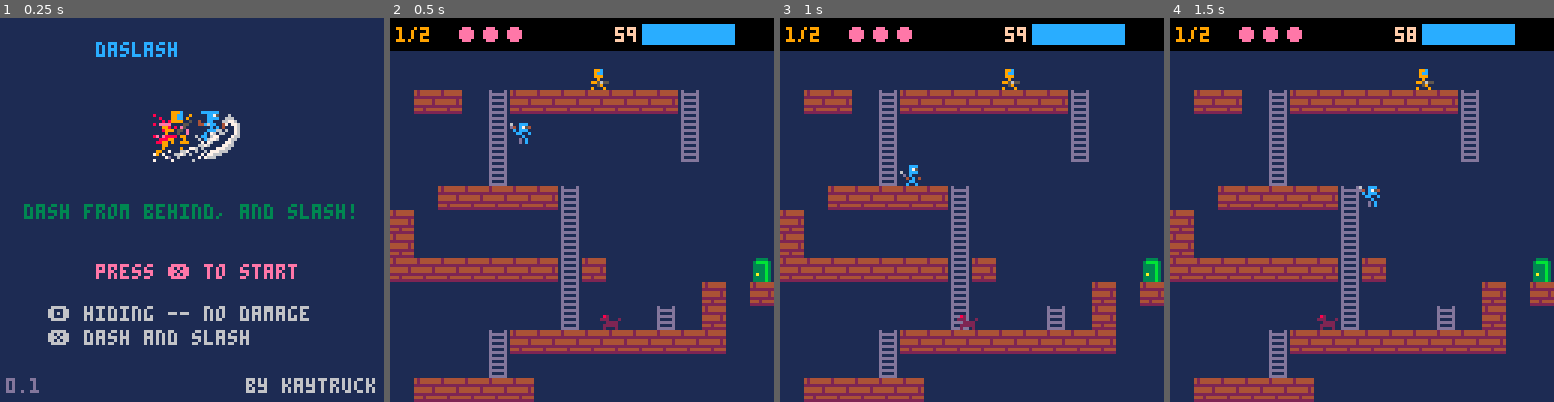
Above: before the commit, frames 1-4 (left to right).
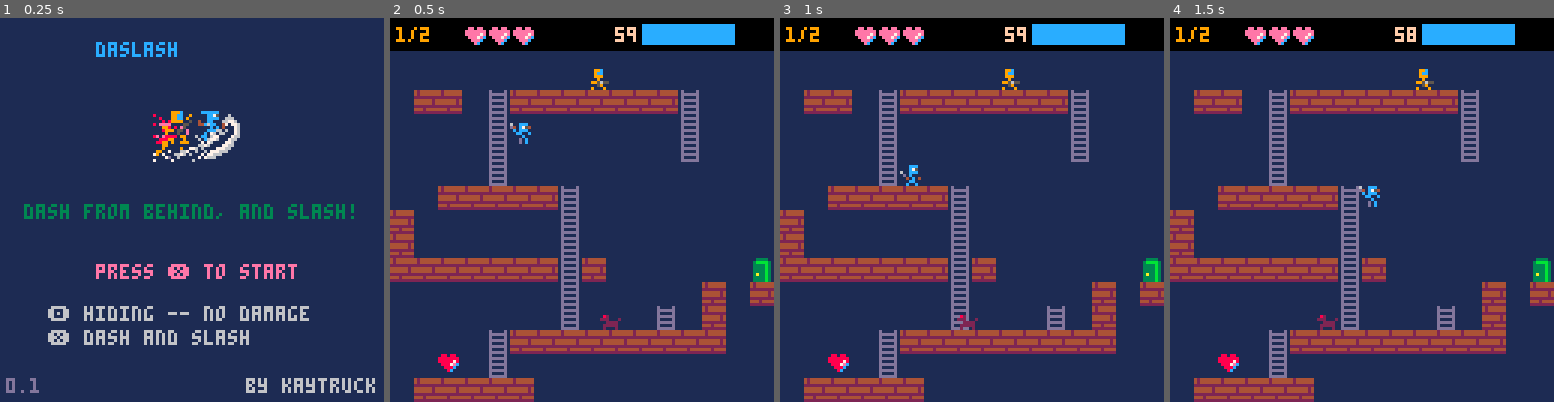
Above: after the commit, the same moments.

Repository: kaytruck/daslash
Game: PICO-8 cartridge daslash.p8
Two runs of this game, one before a commit and one after it. Both use one fixed random seed, a clock stepped at 60 frames per second and the inputs below.
Inputs:
- Up to frame 1 (0.25 s): no input
- Up to frame 2 (0.5 s): tap X (X key) at 0.33 s
- Up to frame 3 (1 s): tap O (Z key) at 0.7 s
- Up to frame 4 (1.5 s): tap X (X key) at 1.07 s

Frame 1 is identical in both runs. In frame 2, 0.7% of the frame differs, in the area x 12-38%, y 2-93%; in frame 3, 0.7%; in frame 4, 0.7%.

Commit message:
回復アイテムを追加

Diff:
--- a/common.lua
+++ b/common.lua
@@ -1,3 +1,7 @@
+f_door = 0x11
+f_hpmaxup = 0x22
+f_hpup = 0x21
+
 function collide_wall(obj, dir)
 	local x1 = 0
 	local y1 = 0
@@ -95,9 +99,23 @@
 	local y = player.y + player.h / 2
 	local f = fget(mget(x/8 + stages[sn].m_x, y/8 + stages[sn].m_y))
 
-	if f == 0x11 then
-		return "door"
+	local mobj = "none"
+	if f == f_door then
+		mobj = "door"
+	elseif f == f_hpmaxup then
+		mobj = "hpmaxup"
+	elseif f == f_hpup then
+		mobj = "hpup"
 	else
-		return "none"
+		mobj = "none"
+	end
+	exec_map_func(mobj, player, stages, sn)
+	return mobj
+end
+
+function exec_map_func(mobj, player, stages, sn)
+	local mf = map_func[mobj]
+	if mf then
+		mf(player, stages, sn)
 	end
 end
--- a/daslash.p8
+++ b/daslash.p8
@@ -4,10 +4,13 @@
 -- daslash
 -- by kaytruck
 
-#include main.lua
+#include main_init.lua
+#include main_update.lua
+#include main_draw.lua
 #include common.lua
 #include player.lua
 #include enemies.lua
+#include items.lua
 #include stages.lua
 
 __gfx__
@@ -35,12 +38,12 @@
 00000000000660cc6077660000000000000000000000000000000000000000000000000000000000000000000000000000000000000000000000000000000000
 00000000000000077660000000000000000000000000000000000000000000000000000000000000000000000000000000000000000000000000000000000000
 00000000000000000000000000000000000000000000000000000000000000000000000000000000000000000000000000000000000000000000000000000000
-00000000000000000000000000000000000000000000000000000000000000000000000000000000000000000000000000000000000000000000000000000000
-00000000000000000000000000000000000000000000000000000000000000000000000000000000000000000000000000000000000000000000000000000000
-00000000000000000000000000000000000000000000000000000000000000000000000000000000000000000000000000000000000000000000000000000000
-00000000000000000000000000000000000000000000000000000000000000000000000000000000000000000000000000000000000000000000000000000000
-00000000000000000000000000000000000000000000000000000000000000000000000000000000000000000000000000000000000000000000000000000000
-00000000000000000000000000000000000000000000000000000000000000000000000000000000000000000000000000000000000000000000000000000000
+000000000dd0dd000ee0ee0008808800000000000000000000000000000000000000000000000000000000000000000000000000000000000000000000000000
+00000000ddddddd0eeeeeee088888880000000000000000000000000000000000000000000000000000000000000000000000000000000000000000000000000
+00000000ddddd7d0eeeee7e088888780000000000000000000000000000000000000000000000000000000000000000000000000000000000000000000000000
+000000000ddd7dc00eee7ec008887ec0000000000000000000000000000000000000000000000000000000000000000000000000000000000000000000000000
+0000000000dddc0000eeec0000888c00000000000000000000000000000000000000000000000000000000000000000000000000000000000000000000000000
+00000000000dc000000ec0000008c000000000000000000000000000000000000000000000000000000000000000000000000000000000000000000000000000
 00000000000000000000000000000000000000000000000000000000000000000000000000000000000000000000000000000000000000000000000000000000
 00000000000000000000000000000000000000000000000000000000000000000000000000000000000000000000000000000000000000000000000000000000
 000000000099c0000000000000000000000000000000000000000000000000000000000000000000000000000000000000000000000000000000000000000000
@@ -131,14 +134,14 @@
 00000007d00600000070766600000000000000000000000000000000000000000000000000000000000000000000000000000000000000000000000000000000
 00070000070000006000000000000000000000000000000000000000000000000000000000000000000000000000000000000000000000000000000000000000
 __gff__
-0000000000000000000000000000000000000000000000000000000000000000000000000000000000000000000000000000000000000000000000000000000000000000000000000000000000000000000000000000000000000000000000000000000000000000000000000000000000000000000000000000000000000000
+0000000000000000000000000000000000000000000000000000000000000000000000000000000000000000000000000000212200000000000000000000000000000000000000000000000000000000000000000000000000000000000000000000000000000000000000000000000000000000000000000000000000000000
 01000001140000110000000000000000010101000000000000000000000000000100010f0000000000000000000000000100010000000000000000000000000000000000000000000000000000000000000000000000000000000000000000000000000000000000000000000000000000000000000000000000000000000000
 __map__
 0000000000000000000000000000000000000000000000000000000000000000000000000000000000000000000000000000000000000000000000000000000000000000000000000000000000000000000000000000000000000000000000000000000000000000000000000000000000000000000000000000000000000000
 0000000000000000000000000000000000000000000000000000000000000000000000000000000000000000000000000000000000000000000000000000000000000000000000000000000000000000000000000000000000000000000000000000000000000000000000000000000000000000000000000000000000000000
 0000000000000000000000000000000000000000000000000000000000000000000000000000000000000000000000000000000000000000000000000000000000000000000000000000000000000000000000000000000000000000000000000000000000000000000000000000000000000000000000000000000000000000
-00a3a30084a3a3a3a3a3a3a38400000000000000000000000000000000000000000000000000000000000000000000000000000000000000000000000000000000000000000000000000000000000000000000000000000000000000000000000000000000000000000000000000000000000000000000000000000000000000
-000000008400000000000000840000000084a3a3a3a300a3a3a300a3a3a3a300000000000000000000000000000000000000000000000000000000000000000000000000000000000000000000000000000000000000000000000000000000000000000000000000000000000000000000000000000000000000000000000000
+00a3a30084a3a3a3a3a3a3a38400000000000000000000000000000000003200000000000000000000000000000000000000000000000000000000000000000000000000000000000000000000000000000000000000000000000000000000000000000000000000000000000000000000000000000000000000000000000000
+000000008400000000000000840000000084a3a3a3a300a3a3a3a3a3a3a3a300000000000000000000000000000000000000000000000000000000000000000000000000000000000000000000000000000000000000000000000000000000000000000000000000000000000000000000000000000000000000000000000000
 0000000084000000000000008400000000840000000000000000000000000000000000000000000000000000000000000000000000000000000000000000000000000000000000000000000000000000000000000000000000000000000000000000000000000000000000000000000000000000000000000000000000000000
 0000000084000000000000000000000000840000000000000000000000000000000000000000000000000000000000000000000000000000000000000000000000000000000000000000000000000000000000000000000000000000000000000000000000000000000000000000000000000000000000000000000000000000
 0000a3a3a3a3a384000000000000000000840000000000000000000000000000000000000000000000000000000000000000000000000000000000000000000000000000000000000000000000000000000000000000000000000000000000000000000000000000000000000000000000000000000000000000000000000000
@@ -148,5 +151,5 @@
 00000000000000840000000000a300a30084000000000084a3a3a3a3a3000000000000000000000000000000000000000000000000000000000000000000000000000000000000000000000000000000000000000000000000000000000000000000000000000000000000000000000000000000000000000000000000000000
 00000000000000840000008400a30000a3a3a3a3000000840000000000000000000000000000000000000000000000000000000000000000000000000000000000000000000000000000000000000000000000000000000000000000000000000000000000000000000000000000000000000000000000000000000000000000
 0000000084a3a3a3a3a3a3a3a3a3000000000000000000840000000000000000000000000000000000000000000000000000000000000000000000000000000000000000000000000000000000000000000000000000000000000000000000000000000000000000000000000000000000000000000000000000000000000000
-0000000084000000000000000000000000000000000000840000870000000000000000000000000000000000000000000000000000000000000000000000000000000000000000000000000000000000000000000000000000000000000000000000000000000000000000000000000000000000000000000000000000000000
+0000330084000000000000000000000000000000003200840000870000000000000000000000000000000000000000000000000000000000000000000000000000000000000000000000000000000000000000000000000000000000000000000000000000000000000000000000000000000000000000000000000000000000
 00a3a3a3a3a300000000000000000000000000a3a3a3a3a3a3a3a3a3a3a3a3a3000000000000000000000000000000000000000000000000000000000000000000000000000000000000000000000000000000000000000000000000000000000000000000000000000000000000000000000000000000000000000000000000
--- /dev/null
+++ b/items.lua
@@ -0,0 +1,28 @@
+function init_item()
+    map_func["hpmaxup"] = item_hpmaxup
+    map_func["hpup"] = item_hpup
+end
+
+function item_hpmaxup(player, stages, sn)
+    if player.hpmax < player.hplimit then
+        player.hpmax = player.hpmax + 1
+        local x = player.x + player.w / 2
+        local y = player.y + player.h / 2
+        mset(x/8 + stages[sn].m_x, y/8 + stages[sn].m_y, 0)
+    end
+    if player.hp < player.hpmax then
+        player.hp = player.hpmax
+        local x = player.x + player.w / 2
+        local y = player.y + player.h / 2
+        mset(x/8 + stages[sn].m_x, y/8 + stages[sn].m_y, 0)
+    end
+end
+
+function item_hpup(player, stages, sn)
+    if player.hp < player.hpmax then
+        player.hp = player.hp + 1
+        local x = player.x + player.w / 2
+        local y = player.y + player.h / 2
+        mset(x/8 + stages[sn].m_x, y/8 + stages[sn].m_y, 0)
+    end
+end
--- a/main.lua
+++ /dev/null
@@ -1,218 +0,0 @@
--- init
-function _init()
-	init()
-	_update = update_title
-	_draw = draw_title
-end
-
-function init()
-	-- settings
-	dead_h = 130
-	gravity=0.2
-	-- gaming info
-	cur_mapobj = "none"
-	time_cnt = 0
-	score = 0
-	-- window limits
-	window_l = 0
-	window_r = 128
-	-- title screen
-	blink_col1 = 8
-	blink_col2 = 14
-	blink_col = blink_col1
-	blink_cnt = 0
-	-- gameover screen
-	shake_intensity = 0
-	shake_intensity_max = 6
-	-- stage
-	stages = load_stages()
-	sn = 1
-	init_stage()
-end
-
-function init_stage()
-	-- player
-	player = init_player(stages[sn].p_x, stages[sn].p_y)
-	-- enemies
-	enemies = init_enemies(stages[sn].enemies)
-	-- life time
-	life_time = stages[sn].life_time
-end
-
--- update
-function update_title()
-	if btnp(5) then
-		_update = update_gaming
-		_draw = draw_gaming
-	end
-	-- blink start message
-	blink()
-end
-
-function update_gaming()
-	-- life time count down
-	time_cnt = time_cnt + 1
-	if time_cnt % 30 == 1
-	and life_time > 0 then
-		life_time = life_time - 1
-	end
-
-	update_player(player, enemies)
-	update_enemies(enemies)
-
-	-- check stage finish
-	if #enemies == 0
-	and cur_mapobj == "door" then
-		if player.hp > 0
-		and sn < #stages then
-			-- goto next stage
-			score = score + life_time
-			sn = sn + 1
-			init_stage()
-		else
-			-- cleard
-			_update = update_gameover
-			_draw = draw_gameover
-		end
-	elseif player.hp == 0
-	-- or stages[sn].life_time == 0 then
-	or life_time == 0 then
-		-- game over
-		shake_intensity = shake_intensity_max
-		_update = update_gameover
-		_draw = draw_gameover
-	end
-
-	animate_player(player)
-	animate_enemies(enemies)
-end
-
-function update_gameover()
-	if shake_intensity > 0 then
-		shake()
-	else
-		-- blink start message
-		blink()
-		if btnp(5) then
-			init()
-			_update = update_title
-			_draw = draw_title
-		end
-	end
-end
-
-function shake()
-	local shake_x = rnd(shake_intensity) - (shake_intensity / 2)
-	local shake_y = rnd(shake_intensity) - (shake_intensity / 2)
-	camera(shake_x, shake_y)
-	shake_intensity = shake_intensity * 0.9
-	if shake_intensity < 0.3 then
-		shake_intensity = 0
-	end
-end
-
-function blink()
-	blink_cnt = blink_cnt + 1
-	if blink_cnt > 7 then
-		blink_cnt = 0
-		if blink_col == blink_col1 then
-			blink_col = blink_col2
-		else
-			blink_col = blink_col1
-		end
-	end
-end
-
--- draw
-function draw_title()
-	-- camera()
-	cls(1)
-	print("daslash", 32, 8, 12)
-	spr(192, 48, 25, 4, 4)
-	print("dash from behind, and slash!", 8, 62, 3)
-	print("press ❎ to start", 32, 82, blink_col)
-	print("🅾️ hiding -- no damage", 16, 96, 6)
-	print("❎ dash and slash", 16,104,6)
-	print("0.1", 2, 120, 13)
-	print("by kaytruck", 82, 120, 6)
-
-end
-
-function draw_gaming()
-	-- camera(stages[sn].s_x, stages[sn].s_y)
-	cls(1)
-	draw_map()
-	-- draw info area background
-	rectfill(0, 0, 127, 10, 0)
-	-- draw stage num
-	print(""..sn.."/"..#stages, 2, 3, 9)
-	-- draw player hp
-	for i=0, player.hp - 1 do
-		circfill(25 + 8 * i, 5, 2, 14)
-	end
-	-- draw life time
-	local life_time_c = 15
-	if life_time / stages[sn].life_time < 0.2 then
-		life_time_c = 8
-	end
-	local life_time_s = "0"..life_time
-	print(sub(life_time_s, #life_time_s - 1), 75, 3, life_time_c)
-	-- draw hiding time bar
-	local hbx = 84
-	rectfill(hbx, 2, (hbx + player.hiding_cnt_max), 8, 13)
-	local hiding_bar_col = 7
-	if player.hiding_cnt == 0 then
-		hiding_bar_col = 12
-	end
-	if player.hiding_limit then
-		hiding_bar_col = 2
-	end
-	rectfill(hbx, 2, (hbx + player.hiding_cnt_max - player.hiding_cnt), 8, hiding_bar_col)
-
-	-- draw player if hiding
-	if player.hiding then
-		draw_player(player)
-	end
-	-- draw enemies
-	draw_enemies(enemies)
-	-- draw player not hiding
-	if not player.hiding then
-		draw_player(player)
-	end
-
-	-- debug print
-	-- print("player.vx:"..player.vx, 3)
-	-- print("player.vy:"..player.vy, 3)
-	-- print("player.x:"..player.x, 0, 18, 3)
-	-- print("player.y:"..player.y, 0, 25, 3)
-	-- print("player.chk_ladder:"..player.chk_ladder, 3)
-	-- print("player.hiding_cnt:"..player.hiding_cnt, 3)
-	-- print("player.hiding:"..(player.hiding and "true" or "false"), 3)
-	-- print("player.hiding_limit:"..(player.hiding_limit and "true" or "false"), 3)
-	-- print("cur_mapobj:"..cur_mapobj, 0, 10, 3)
-	-- print("#enemies:"..#enemies, 0, 18, 3)
-	-- print("enemies[1].downt:"..enemies[1].downt, 0, 18, 3)
-	-- print("stages[sn].life_time:"..s	tages[sn].life_time, 0, 18, 3)
-	-- print("shake_intensity:"..shake_intensity, 0, 18, 3)
-end
-
-function draw_gameover()
-	if shake_intensity > 0 then
-		draw_gaming()
-	else
-		cls(1)
-		local msg = "you died"
-		if #stages == sn
-		and player.hp > 0 then
-			msg = "cleard"
-		end
-		print(msg, 32, 32, 14)
-		print("score:"..score, 32, 48, 6)
-		print("press ❎ to title", 32, 64, blink_col)
-	end
-	camera()
-end
-
-function draw_map()
-	map(stages[sn].m_x, stages[sn].m_y, 0, 0, stages[sn].m_w, stages[sn].m_w)
-end
--- /dev/null
+++ b/main_draw.lua
@@ -0,0 +1,98 @@
+-- draw
+function draw_title()
+	cls(1)
+	print("daslash", 32, 8, 12)
+	spr(192, 48, 25, 4, 4)
+	print("dash from behind, and slash!", 8, 62, 3)
+	print("press ❎ to start", 32, 82, blink_col)
+	print("🅾️ hiding -- no damage", 16, 96, 6)
+	print("❎ dash and slash", 16,104,6)
+	print("0.1", 2, 120, 13)
+	print("by kaytruck", 82, 120, 6)
+
+end
+
+function draw_gaming()
+	cls(1)
+	draw_map()
+	-- draw info area background
+	rectfill(0, 0, 127, 10, 0)
+	-- draw stage num
+	print(""..sn.."/"..#stages, 2, 3, 9)
+	-- draw player hp
+	for i=0, player.hpmax - 1 do
+		spr(49, 25 + 8 * i, 3)
+	end
+	for i=0, player.hp - 1 do
+		spr(50, 25 + 8 * i, 3)
+	end
+	-- draw life time
+	local life_time_c = 15
+	if life_time / stages[sn].life_time < 0.2 then
+		life_time_c = 8
+	end
+	local life_time_s = "0"..life_time
+	print(sub(life_time_s, #life_time_s - 1), 75, 3, life_time_c)
+	-- draw hiding time bar
+	local hbx = 84
+	rectfill(hbx, 2, (hbx + player.hiding_cnt_max), 8, 13)
+	local hiding_bar_col = 7
+	if player.hiding_cnt == 0 then
+		hiding_bar_col = 12
+	end
+	if player.hiding_limit then
+		hiding_bar_col = 2
+	end
+	rectfill(hbx, 2, (hbx + player.hiding_cnt_max - player.hiding_cnt), 8, hiding_bar_col)
+
+	-- draw player if hiding
+	if player.hiding then
+		draw_player(player)
+	end
+	-- draw enemies
+	draw_enemies(enemies)
+	-- draw player not hiding
+	if not player.hiding then
+		draw_player(player)
+	end
+
+	-- debug print
+	debug_print()
+end
+
+function draw_gameover()
+	if shake_intensity > 0 then
+		draw_gaming()
+	else
+		cls(1)
+		local msg = "you died"
+		if #stages == sn
+		and player.hp > 0 then
+			msg = "cleard"
+		end
+		print(msg, 32, 32, 14)
+		print("score:"..score, 32, 48, 6)
+		print("press ❎ to title", 32, 64, blink_col)
+	end
+	camera()
+end
+
+function draw_map()
+	map(stages[sn].m_x, stages[sn].m_y, 0, 0, stages[sn].m_w, stages[sn].m_w)
+end
+
+function debug_print()
+	-- print("player.vx:"..player.vx, 3)
+	-- print("player.vy:"..player.vy, 3)
+	-- print("player.x:"..player.x, 0, 18, 3)
+	-- print("player.y:"..player.y, 0, 25, 3)
+	-- print("player.chk_ladder:"..player.chk_ladder, 3)
+	-- print("player.hiding_cnt:"..player.hiding_cnt, 3)
+	-- print("player.hiding:"..(player.hiding and "true" or "false"), 3)
+	-- print("player.hiding_limit:"..(player.hiding_limit and "true" or "false"), 3)
+	-- print("cur_mapobj:"..cur_mapobj, 0, 18, 3)
+	-- print("#enemies:"..#enemies, 0, 18, 3)
+	-- print("enemies[1].downt:"..enemies[1].downt, 0, 18, 3)
+	-- print("stages[sn].life_time:"..s	tages[sn].life_time, 0, 18, 3)
+	-- print("shake_intensity:"..shake_intensity, 0, 18, 3)
+end
--- /dev/null
+++ b/main_init.lua
@@ -0,0 +1,46 @@
+-- init
+function _init()
+	init()
+	_update = update_title
+	_draw = draw_title
+end
+
+function init()
+	-- settings
+	dead_h = 130
+	gravity=0.2
+	-- gaming info
+	cur_mapobj = "none"
+	time_cnt = 0
+	score = 0
+	map_func = {}
+	-- window limits
+	window_l = 0
+	window_r = 128
+	-- title screen
+	blink_col1 = 8
+	blink_col2 = 14
+	blink_col = blink_col1
+	blink_cnt = 0
+	-- gameover screen
+	shake_intensity = 0
+	shake_intensity_max = 6
+	-- player
+	player = create_player()
+	-- stage
+	stages = load_stages()
+	sn = 1	-- stange number
+	init_stage()
+	-- items
+	init_item()
+end
+
+function init_stage()
+	-- player
+	player.x = stages[sn].p_x
+	player.y = stages[sn].p_y
+	-- enemies
+	enemies = init_enemies(stages[sn].enemies)
+	-- life time
+	life_time = stages[sn].life_time
+end
--- /dev/null
+++ b/main_update.lua
@@ -0,0 +1,83 @@
+-- update
+function update_title()
+	if btnp(5) then
+		_update = update_gaming
+		_draw = draw_gaming
+	end
+	-- blink start message
+	blink()
+end
+
+function update_gaming()
+	-- life time count down
+	time_cnt = time_cnt + 1
+	if time_cnt % 30 == 1
+	and life_time > 0 then
+		life_time = life_time - 1
+	end
+
+	update_player(player, enemies)
+	update_enemies(enemies)
+
+	-- check stage finish
+	if #enemies == 0
+	and cur_mapobj == "door" then
+		if player.hp > 0
+		and sn < #stages then
+			-- goto next stage
+			score = score + life_time
+			sn = sn + 1
+			init_stage()
+		else
+			-- cleard
+			_update = update_gameover
+			_draw = draw_gameover
+		end
+	-- hp = 0 or timeout
+	elseif player.hp == 0
+	or life_time == 0 then
+		-- game over
+		shake_intensity = shake_intensity_max
+		_update = update_gameover
+		_draw = draw_gameover
+	end
+
+	animate_player(player)
+	animate_enemies(enemies)
+end
+
+function update_gameover()
+	if shake_intensity > 0 then
+		shake()
+	else
+		-- blink start message
+		blink()
+		if btnp(5) then
+			init()
+			_update = update_title
+			_draw = draw_title
+		end
+	end
+end
+
+function shake()
+	local shake_x = rnd(shake_intensity) - (shake_intensity / 2)
+	local shake_y = rnd(shake_intensity) - (shake_intensity / 2)
+	camera(shake_x, shake_y)
+	shake_intensity = shake_intensity * 0.9
+	if shake_intensity < 0.3 then
+		shake_intensity = 0
+	end
+end
+
+function blink()
+	blink_cnt = blink_cnt + 1
+	if blink_cnt > 7 then
+		blink_cnt = 0
+		if blink_col == blink_col1 then
+			blink_col = blink_col2
+		else
+			blink_col = blink_col1
+		end
+	end
+end
--- a/player.lua
+++ b/player.lua
@@ -1,11 +1,11 @@
-function init_player(init_x, init_y)
+function create_player()
 	return {
 		sp=1,				-- sprite
 		spw=1,				-- sprite width
 		w=8,
 		h=8,
-		x=init_x,
-		y=init_y,
+		x=0,
+		y=0,
 		vx=0,
 		vy=0,
 		max_vx=2,
@@ -22,7 +22,10 @@
 		hiding_cnt = 0,
 		hiding_cnt_max = 30,
 		atk=3,
-		hp=3,					-- hp
+		-- hp
+		hplimit=6,
+		hpmax=3,
+		hp=3,
 		-- stat
 		running=false,
 		falling=false,
Not shown, changed: README.md
